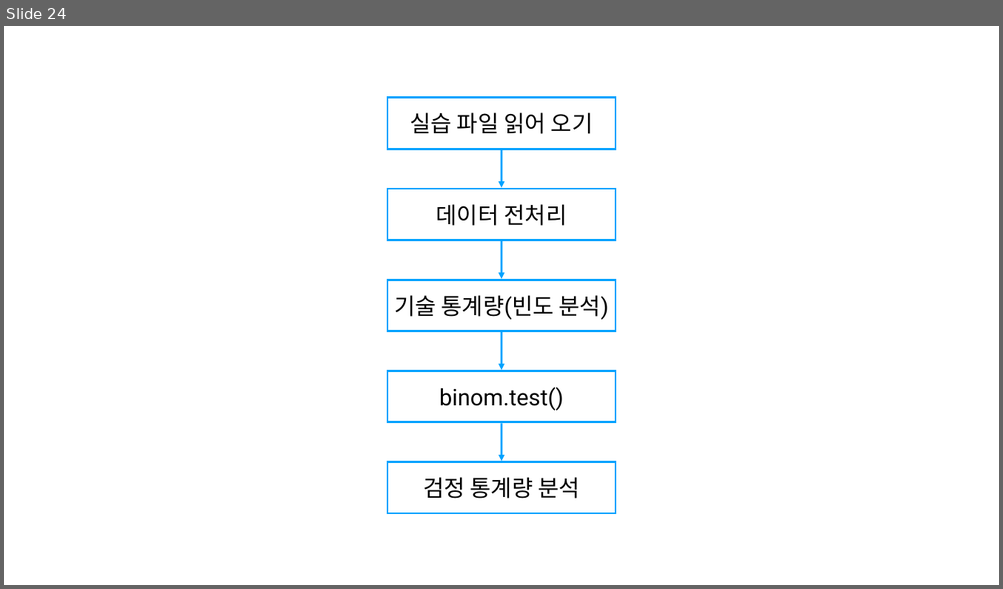
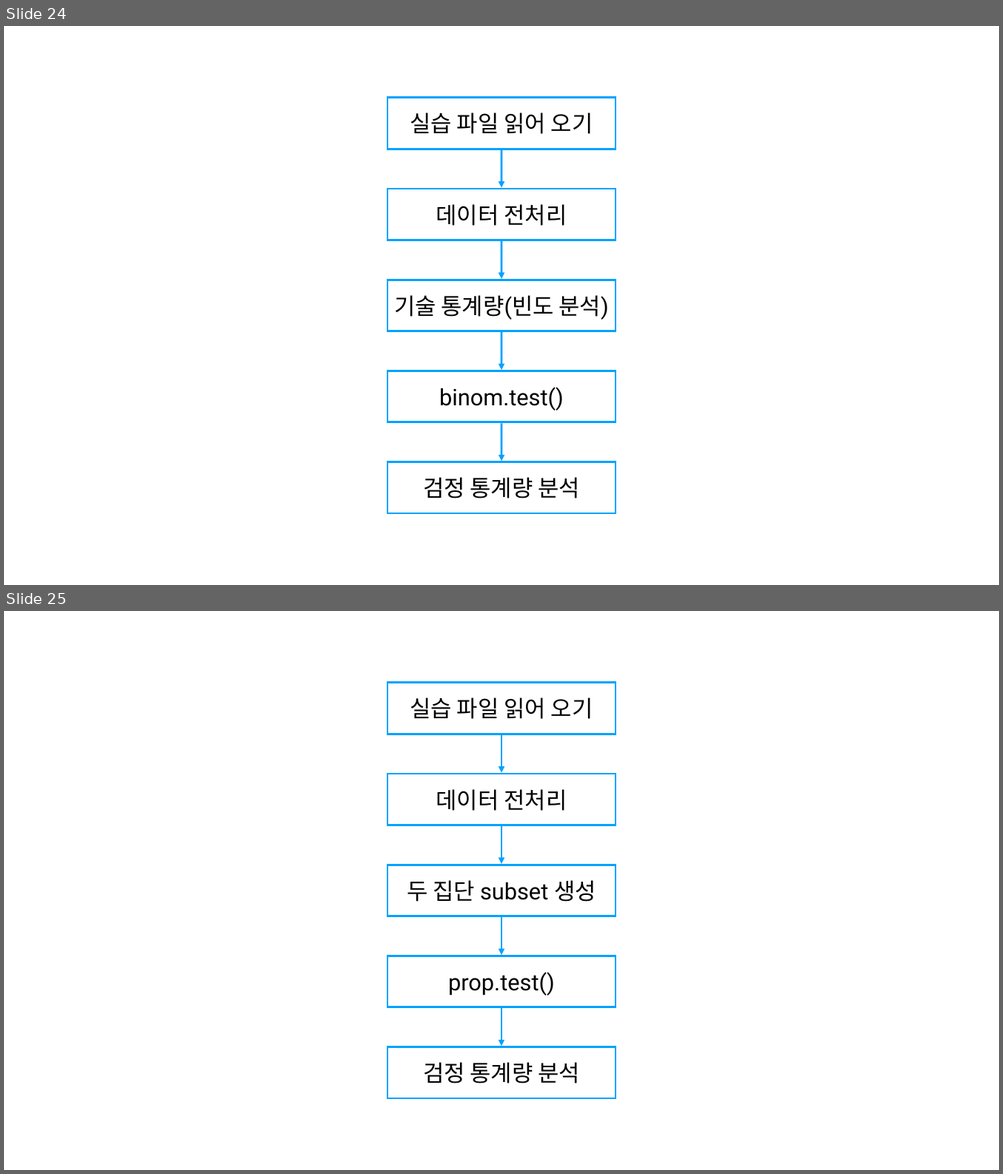
Before and after one commit to Rap0d/rap0d.github.io, a slide deck: assets/form/matrix.pptx. Shown one above the other, each under a label of ours: slide 24 before the commit, slides 24 and 25 after it. The pictures are 1003x589 and 1003x1174 pixels, drawn with LibreOffice and Linux fonts; fonts in the diff are those of the drawing. Boxes give left, top, right and bottom in pixels: in the first picture for what was removed or moved away, otherwise in the second. Text is boxed around its words. In the diff, an @@ line names an element or a change of style, - is before the commit and + after.

```diff
--- a/assets/form/matrix.pptx
+++ b/assets/form/matrix.pptx
@@ slide 25 added at (4,611,999,1170), background #FFFFFF @@
@@ rectangle added at (387,683,616,734), outline #00A2FF 2 pt @@
@@ text added at (410,698,593,719), 22 pt, text #000000 @@
+실습 파일 읽어 오기
@@ arrow added from (502, 735) to (502, 773), #00A2FF 2 pt @@
@@ rectangle added at (387,774,616,825), outline #00A2FF 2 pt @@
@@ text added at (436,789,566,811), 22 pt, text #000000 @@
+데이터 전처리
@@ arrow added from (502, 826) to (502, 864), #00A2FF 2 pt @@
@@ rectangle added at (387,866,616,917), outline #00A2FF 2 pt @@
@@ text added at (407,880,596,902), 22 pt, text #000000 @@
+두 집단 subset 생성
@@ arrow added from (502, 917) to (502, 955), #00A2FF 2 pt @@
@@ rectangle added at (387,957,616,1008), outline #00A2FF 2 pt @@
@@ text added at (448,972,555,996), 22 pt, text #000000 @@
+prop.test()
@@ arrow added from (502, 1008) to (502, 1047), #00A2FF 2 pt @@
@@ rectangle added at (387,1048,616,1099), outline #00A2FF 2 pt @@
@@ text added at (423,1062,580,1084), 22 pt, text #000000 @@
+검정 통계량 분석
```
Also in this commit, not shown: 1 slide changed, 3 other files.
